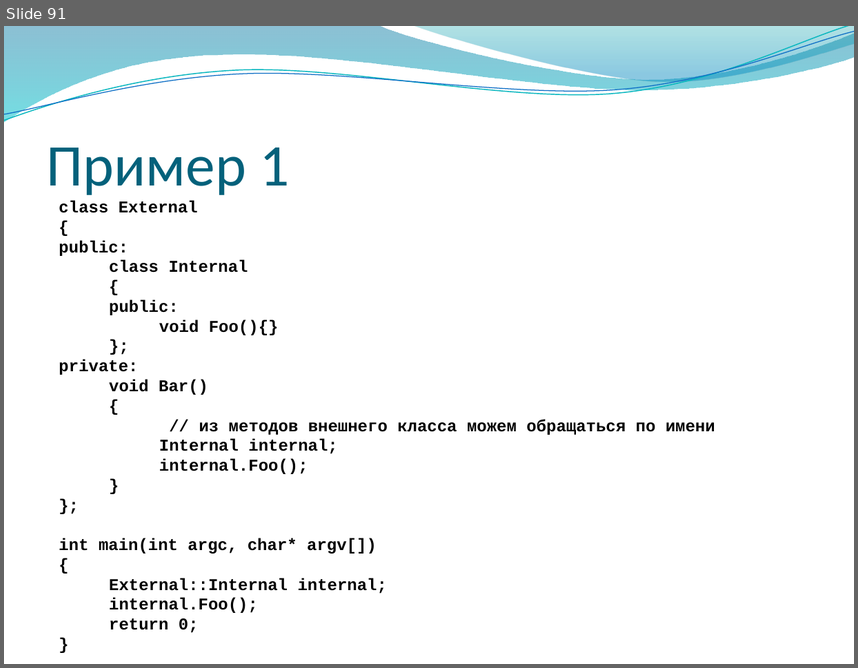
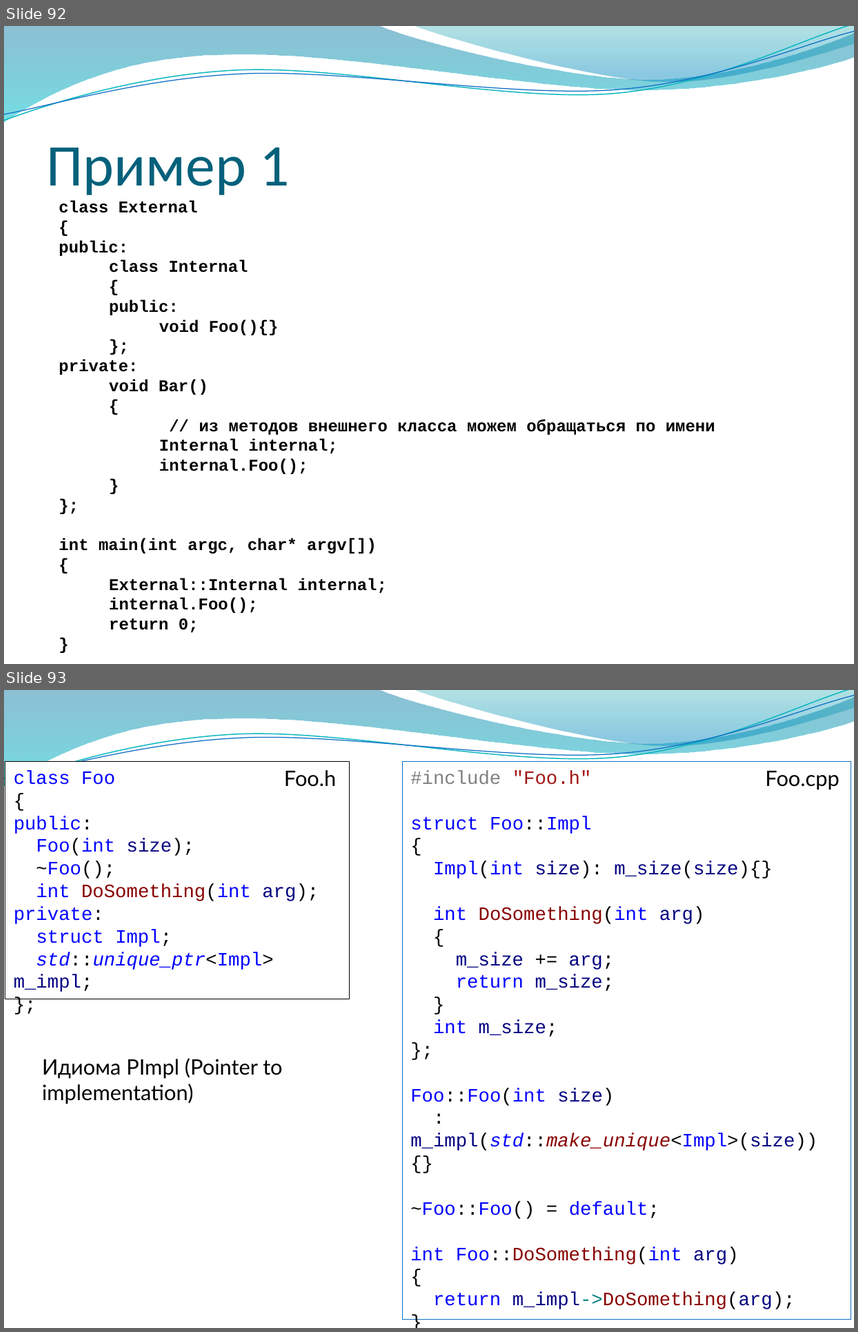
Before and after one commit to alexey-malov/oop, a slide deck: lectures/02/Основы ООП.pptx. Shown one above the other, each under a label of ours: slide 91 before the commit, slides 92 and 93 after it. The pictures are 858x668 and 858x1332 pixels, drawn with LibreOffice and Linux fonts; fonts in the diff are those of the drawing; background and template pictures are left out. Boxes give left, top, right and bottom in pixels: in the first picture for what was removed or moved away, otherwise in the second. Text is boxed around its words. In the diff, an @@ line names an element or a change of style, - is before the commit and + after.

```diff
--- a/lectures/02/Основы ООП.pptx
+++ b/lectures/02/Основы ООП.pptx
@@ slide 93 added at <box>4,690,854,1328</box>, background picture (left out); not listed: 4 template elements that a slide beside it also shows @@
@@ rectangle added at <box>5,761,349,998</box>, fill #FFFFFF, outline #000000 0.25 pt, 16 pt, text #0000FF @@
+class Foo
+{
+public:
+Foo(int size);
+~Foo();
+int DoSomething(int arg);
+private:
+struct Impl;
+std::unique_ptr<Impl> m_impl;
+};
@@ text added at <box>284,770,336,787</box>, 18 pt, text #000000 @@
+Foo.h
@@ rectangle added at <box>403,761,851,1319</box>, fill #FFFFFF, outline #0F6FC6 0.75 pt, 16 pt, text #0000FF @@
+#include "Foo.h"
+struct Foo::Impl
+{
+Impl(int size): m_size(size){}
+int DoSomething(int arg)
+{
+m_size += arg;
+return m_size;
+}
+int m_size;
+};
+Foo::Foo(int size)
+: m_impl(std::make_unique<Impl>(size))
+{}
+~Foo::Foo() = default;
+int Foo::DoSomething(int arg)
+{
+return m_impl->DoSomething(arg);
+}
@@ text added at <box>765,771,839,790</box>, 18 pt, text #000000 @@
+Foo.cpp
@@ text added at <box>42,1058,282,1104</box>, 18 pt, text #000000 @@
+Идиома PImpl (Pointer to implementation)
@@ what was slide 91 is now slide 92 @@
```
Also in this commit, not shown: 5 slides changed, 2 other slides added, 2 slides removed, 10 other files.
